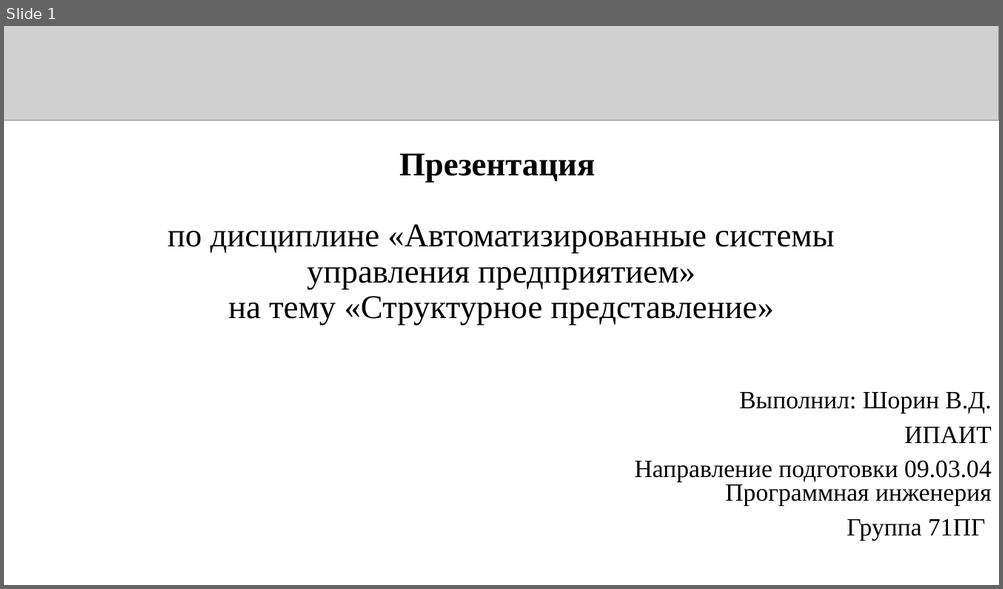
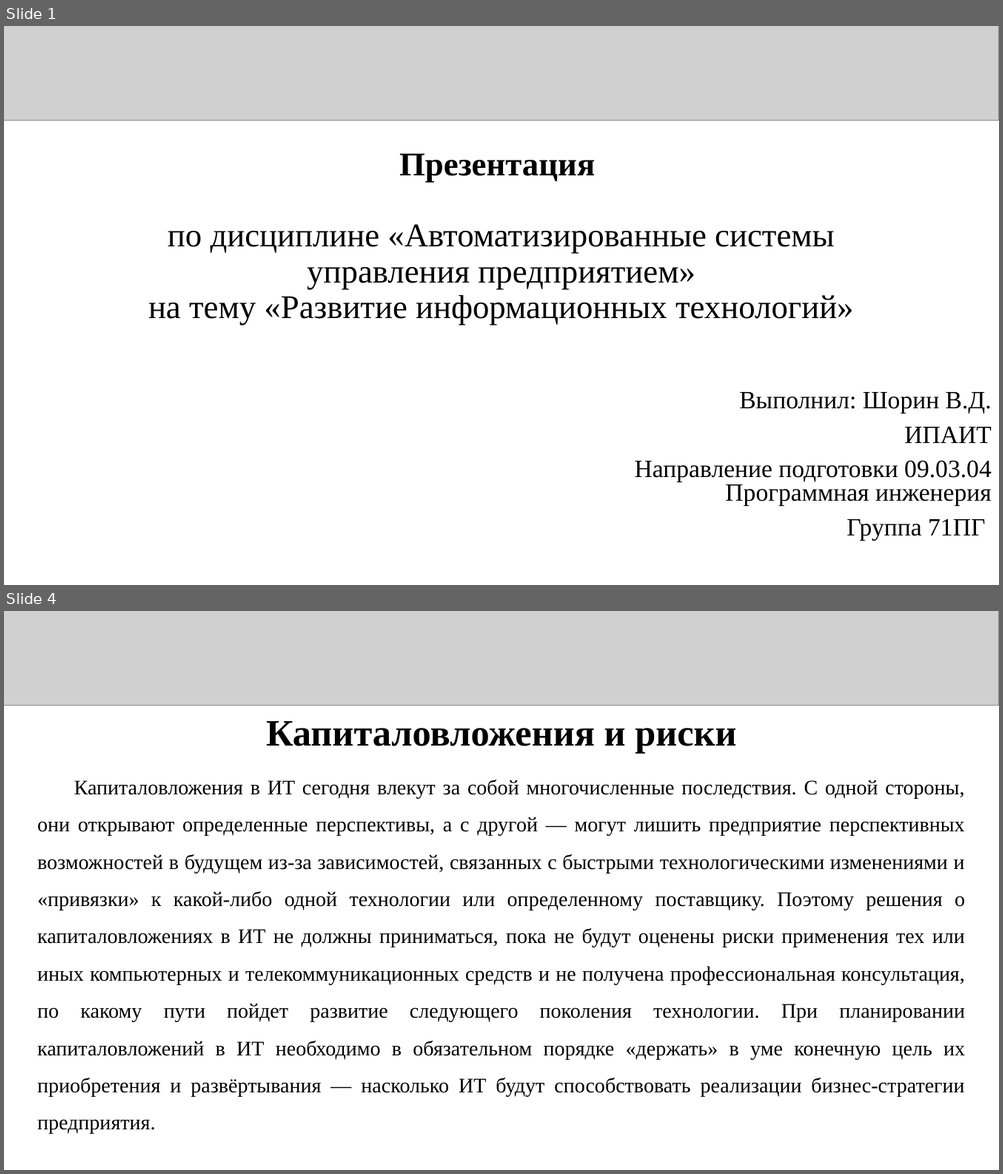
Before and after one commit to Kniger33/Institute, a slide deck: 4 cource/2 sem/АСУП/Лабы/АСУП_Презентация_6_71ПГ_Шорин.pptx. Shown one above the other, each under a label of ours: slide 1 before the commit, slides 1 and 4 after it; the slides between them are not shown. The pictures are 1003x589 and 1003x1174 pixels, drawn with LibreOffice and Linux fonts; fonts in the diff are those of the drawing; grey boxes stand for pictures. Boxes give left, top, right and bottom in pixels: in the first picture for what was removed or moved away, otherwise in the second. Text is boxed around its words. In the diff, an @@ line names an element or a change of style, - is before the commit and + after.

```diff
--- a/4 cource/2 sem/АСУП/Лабы/АСУП_Презентация_6_71ПГ_Шорин.pptx
+++ b/4 cource/2 sem/АСУП/Лабы/АСУП_Презентация_6_71ПГ_Шорин.pptx
@@ slide 4 added at box(4, 611, 999, 1170), background #FFFFFF @@
@@ picture added at box(4, 611, 999, 705) @@
@@ text added at box(266, 721, 736, 754), 36 pt, text #000000, bold @@
+Капиталовложения и риски
@@ text added at box(37, 780, 965, 1134), 20 pt, text #000000 @@
+Капиталовложения в ИТ сегодня влекут за собой многочисленные последствия. С одной стороны, они открывают определенные перспективы, а с другой — могут лишить предприятие перспективных возможностей в будущем из-за зависимостей, связанных с быстрыми технологическими изменениями и «привязки» к какой-либо одной технологии или определенному поставщику. Поэтому решения о капиталовложениях в ИТ не должны приниматься, пока не будут оценены риски применения тех или иных компьютерных и телекоммуникационных средств и не получена профессиональная консультация, по какому пути пойдет развитие следующего поколения технологии. При планировании капиталовложений в ИТ необходимо в обязательном порядке «держать» в уме конечную цель их приобретения и развёртывания — насколько ИТ будут способствовать реализации бизнес-стратегии предприятия.
@@ slide 1 changed as well @@
@@ title at box(148, 224, 854, 326): text changed @@
-Презентация
-по дисциплине «Автоматизированные системы управления предприятием»
-на тему «Структурное представление»
+Презентация
+по дисциплине «Автоматизированные системы управления предприятием»
+на тему «Развитие информационных технологий»
```
Also in this commit, not shown: 1 other slide changed, 17 other slides added, 22 other files.
